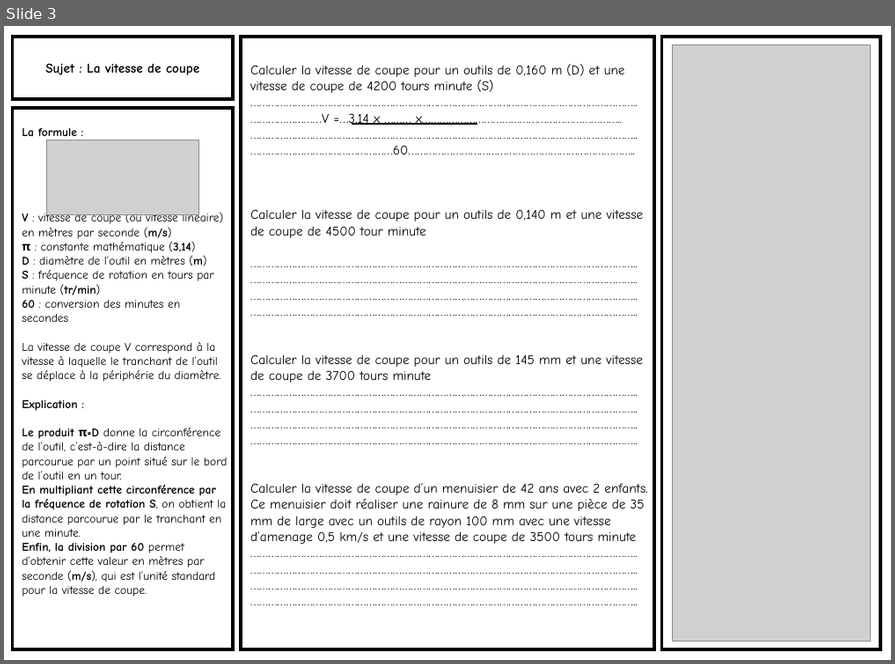
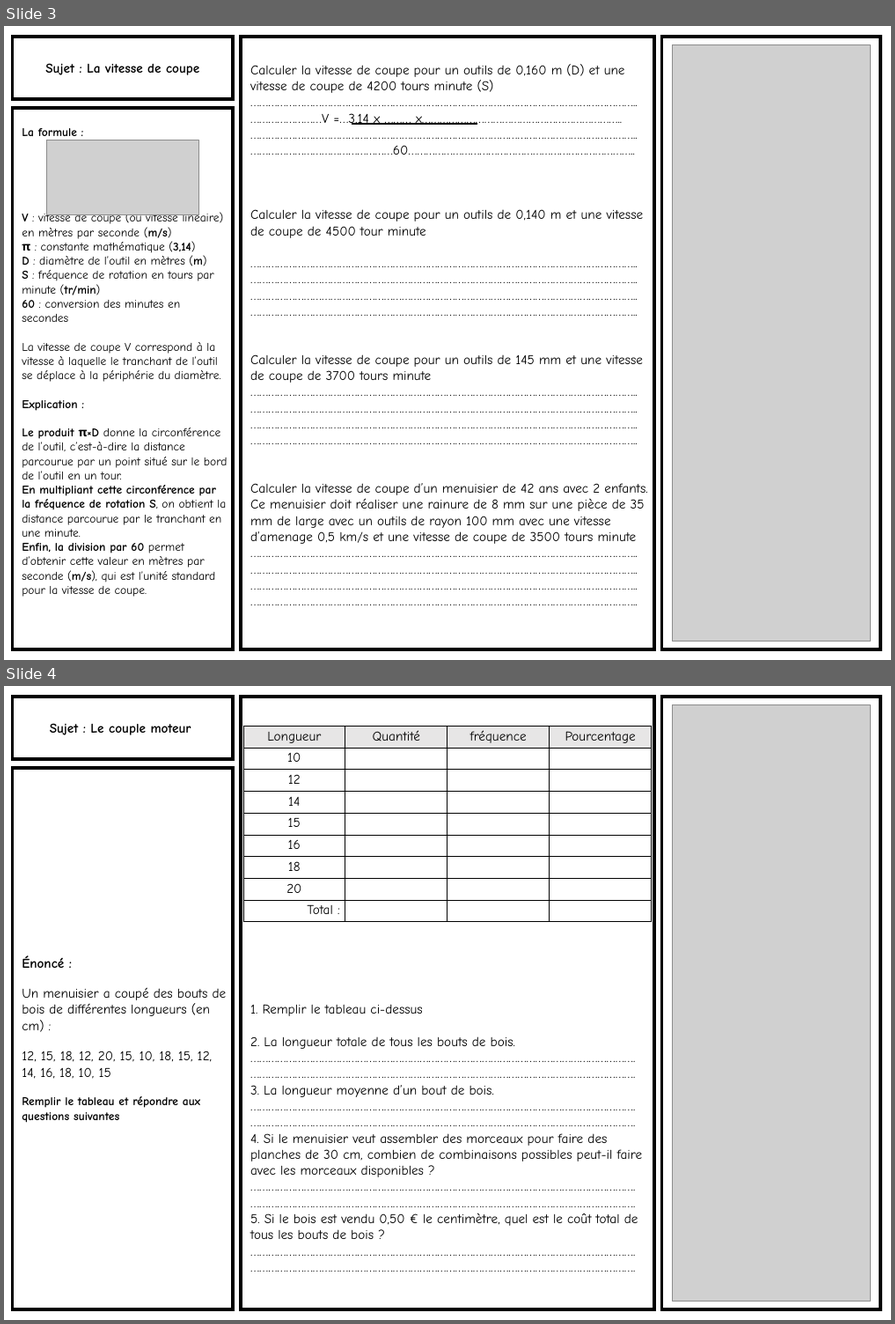
Before and after one commit to kduchevreuil/Cours-Menuiserie, a slide deck: Dossier Co-FR/La boite à épice - interrogation.pptx. Shown one above the other, each under a label of ours: slide 3 before the commit, slides 3 and 4 after it. The pictures are 895x664 and 895x1324 pixels, drawn with LibreOffice and Linux fonts; fonts in the diff are those of the drawing; grey boxes stand for pictures. Boxes give left, top, right and bottom in pixels: in the first picture for what was removed or moved away, otherwise in the second. Text is boxed around its words. In the diff, an @@ line names an element or a change of style, - is before the commit and + after.

```diff
--- a/Dossier Co-FR/La boite à épice - interrogation.pptx
+++ b/Dossier Co-FR/La boite à épice - interrogation.pptx
@@ slide 4 added at [4,686,891,1320], background #FFFFFF @@
@@ rectangle added at [13,697,234,760], fill #FFFFFF, outline #000000 4.5 pt, 18 pt, text #000000, bold @@
+Sujet : Le couple moteur
@@ rectangle added at [242,697,654,1310], fill #FFFFFF, outline #000000 4.5 pt, 18 pt, text #000000 @@
+1. Remplir le tableau ci-dessus
+2. La longueur totale de tous les bouts de bois.
+………………………………………………………………………………………………………………….
+………………………………………………………………………………………………………………….
+3. La longueur moyenne d’un bout de bois.
+………………………………………………………………………………………………………………….
+………………………………………………………………………………………………………………….
+4. Si le menuisier veut assembler des morceaux pour faire des planches de 30 cm, combien de combinaisons possibles peut-il faire avec les morceaux disponibles ?
+………………………………………………………………………………………………………………….
+………………………………………………………………………………………………………………….
+5. Si le bois est vendu 0,50 € le centimètre, quel est le coût total de tous les bouts de bois ?
+………………………………………………………………………………………………………………….
+………………………………………………………………………………………………………………….
@@ rectangle added at [662,697,880,1310], fill #FFFFFF, outline #000000 4.5 pt @@
@@ picture added at [672,704,870,1301] @@
@@ table added at [243,726,651,922], 9 rows, 4 columns @@
+Longueur | Quantité | fréquence | Pourcentage
+10 |  |  | 
+12 |  |  | 
+14 |  |  | 
+15 |  |  | 
+16 |  |  | 
+18 |  |  | 
+20 |  |  | 
+Total : |  |  | 
@@ rectangle added at [13,768,234,1309], fill #FFFFFF, outline #000000 4.5 pt, 18 pt, text #000000 @@
+Énoncé :
+Un menuisier a coupé des bouts de bois de différentes longueurs (en cm) :
+12, 15, 18, 12, 20, 15, 10, 18, 15, 12, 14, 16, 18, 10, 15
+Remplir le tableau et répondre aux questions suivantes
```
Also in this commit, not shown: 2 slides removed, 2 other files.
